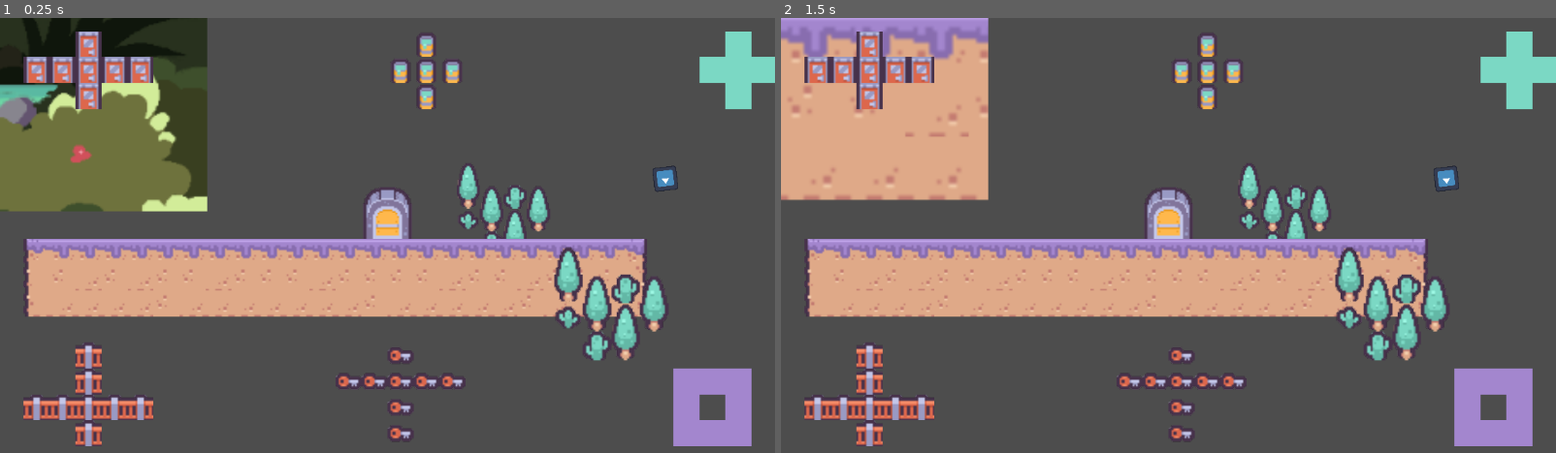
Above: before the commit, frames 1-2 (left to right).
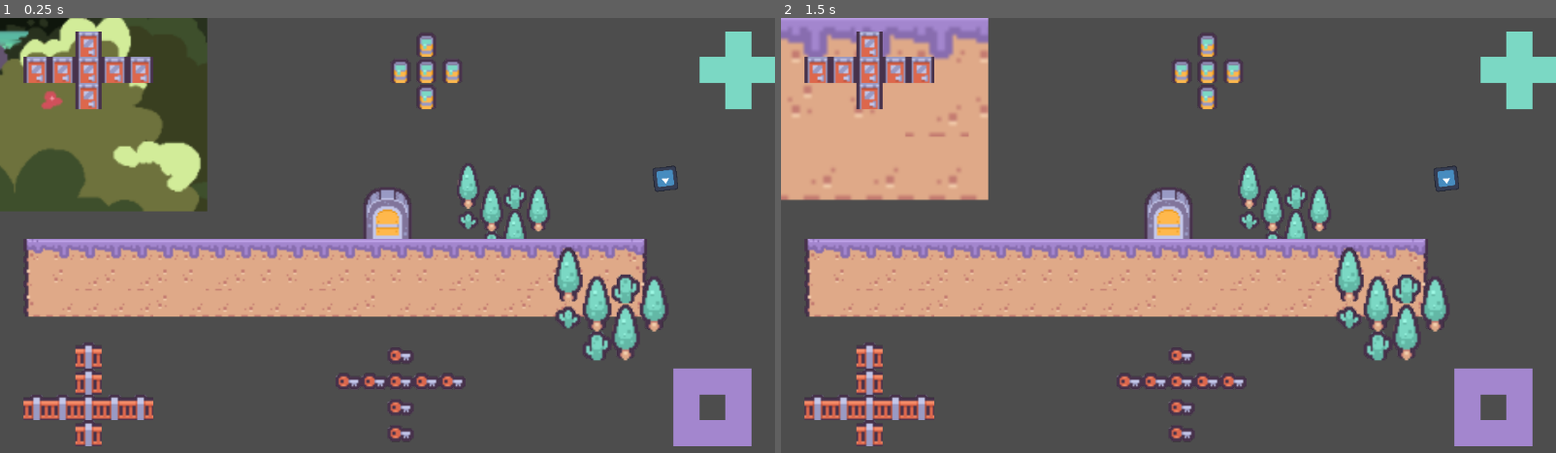
Above: after the commit, the same moments.

Repository: LeftCircle/CozySummerJam
Game: Godot game, scene res://main.tscn
Two runs of this game, one before a commit and one after it. Both use one fixed random seed, a clock stepped at 60 frames per second and the inputs below. The engine's default icon, where the game draws it, is replaced by a stand-in: a white triangle on a blue panel in a dark square.
Inputs (mouse positions are in pixels of both pictures, inside the frame that each line leads up to):
- Up to frame 1 (0.25 s): no input
- Up to frame 2 (1.5 s): tap Enter at 0.5 s; move the mouse to (1339, 213) at 0.52 s; hold D (move_right) 0.53-1.28 s; click (1339, 213) at 0.6 s; tap Space at 1.25 s; move the mouse to (1013, 257) at 1.27 s; hold S (move_down) from 1.28 s (still down); tap E (interact) at 1.35 s

The runs differ from the first frame. In frame 1, 5.6% of the frame differs, in the area x 0-27%, y 0-45%; in frame 2, nothing differs.
Error before the commit: Out of bounds get index '0' (on base: 'Array[CanvasGroup]') (res://scenes/base_bird_watching.gd:76)
Error after the commit: Out of bounds get index '0' (on base: 'Array[CanvasGroup]') (res://scenes/base_bird_watching.gd:79)

Commit message:
photo review screen

Diff:
--- a/scenes/base_bird_watching.gd
+++ b/scenes/base_bird_watching.gd
@@ -1,6 +1,7 @@
 extends Node2D
 
 signal take_photo()
+signal photo_captured(photo : Image)
 
 @export var sprite_for_img : Sprite2D
 @export var camera : Camera2D
@@ -41,6 +42,8 @@
 		await RenderingServer.frame_post_draw
 		var photo : Image = sv.get_texture().get_image()
 		photo.save_png("res://Screenshot.png")
+		PhotoTracker.current_photo = photo
+		photo_captured.emit(photo)
 
 # Could clean it up following this function
 #func take_screenshoot() -> void:
--- a/scenes/camera/camera.gd
+++ b/scenes/camera/camera.gd
@@ -34,11 +34,15 @@
 	await get_tree().process_frame
 	await get_tree().process_frame
 	ui.show()
-	set_physics_process(false)
-	set_process(false)
-	photo_review_ui.show()
+
 
 func _on_photo_review_finished() -> void:
 	photo_review_ui.hide()
 	set_physics_process(true)
 	set_process(true)
+
+func _on_photo_captured(photo : Image) -> void:
+	set_physics_process(false)
+	set_process(false)
+	photo_review_ui.show()
+	photo_review_ui.set_photo(photo)
--- a/scenes/camera/camera.tscn
+++ b/scenes/camera/camera.tscn
@@ -98,5 +98,4 @@
 grow_vertical = 2
 
 [node name="PhotoReview" parent="Control" unique_id=176465934 instance=ExtResource("5_u3rx3")]
-visible = false
 layout_mode = 1
--- a/scenes/ui/photo_review.gd
+++ b/scenes/ui/photo_review.gd
@@ -1,2 +1,18 @@
 extends Control
 class_name PhotoReview
+
+@onready var tr : TextureRect = $PhotoTextureRect
+
+
+func set_photo(photo : Image) -> void:
+	var img_texture = ImageTexture.new()
+	img_texture = img_texture.create_from_image(photo)
+	tr.texture = img_texture
+
+
+func _on_keep_button_pressed():
+	PhotoTracker.add_photo(PhotoTracker.current_photo)
+
+
+func _on_discard_button_pressed():
+	pass # Replace with function body.
--- a/scenes/ui/photo_review.tscn
+++ b/scenes/ui/photo_review.tscn
@@ -2,6 +2,7 @@
 
 [ext_resource type="Shader" uid="uid://d0qhyaif8tqby" path="res://assets/shaders/blur.gdshader" id="1_kb8xe"]
 [ext_resource type="Script" uid="uid://dcc33t44hnvmv" path="res://scenes/ui/photo_review.gd" id="1_nhrrp"]
+[ext_resource type="Texture2D" uid="uid://bjb5smk0kyngp" path="res://screenshot.png" id="3_5cdc1"]
 
 [sub_resource type="ShaderMaterial" id="ShaderMaterial_nhrrp"]
 shader = ExtResource("1_kb8xe")
@@ -16,7 +17,7 @@
 grow_vertical = 2
 script = ExtResource("1_nhrrp")
 
-[node name="ColorRect2" type="ColorRect" parent="." unique_id=1113176283]
+[node name="DarkColorRect" type="ColorRect" parent="." unique_id=1113176283]
 modulate = Color(0.13149942, 0.13149942, 0.13149942, 1)
 layout_mode = 1
 anchors_preset = 15
@@ -26,7 +27,7 @@
 grow_vertical = 2
 color = Color(0.007843138, 0.007843138, 0.007843138, 0.4745098)
 
-[node name="ColorRect" type="ColorRect" parent="." unique_id=1719526528]
+[node name="BlurRect" type="ColorRect" parent="." unique_id=1719526528]
 modulate = Color(0.13149942, 0.13149942, 0.13149942, 1)
 material = SubResource("ShaderMaterial_nhrrp")
 layout_mode = 1
@@ -35,6 +36,36 @@
 anchor_bottom = 1.0
 grow_horizontal = 2
 grow_vertical = 2
+
+[node name="PhotoBackground" type="ColorRect" parent="." unique_id=1052029663]
+modulate = Color(0.13149942, 0.13149942, 0.13149942, 1)
+custom_minimum_size = Vector2(530, 530)
+layout_mode = 1
+anchors_preset = -1
+anchor_left = 0.06
+anchor_top = 0.156
+anchor_right = 0.456
+anchor_bottom = 0.9
+offset_left = -36.90399
+offset_top = -23.944
+offset_right = 36.90399
+offset_bottom = 23.94397
+grow_horizontal = 2
+grow_vertical = 2
+color = Color(0.007843138, 0.007843138, 0.007843138, 0.72156864)
+
+[node name="DescriptionBackground" type="ColorRect" parent="." unique_id=404301369]
+modulate = Color(0.13149942, 0.13149942, 0.13149942, 1)
+custom_minimum_size = Vector2(530, 530)
+layout_mode = 1
+anchors_preset = -1
+anchor_left = 0.704
+anchor_top = 0.156
+anchor_right = 0.816
+anchor_bottom = 0.9
+grow_horizontal = 2
+grow_vertical = 2
+color = Color(0.007843138, 0.007843138, 0.007843138, 0.72156864)
 
 [node name="Label" type="Label" parent="." unique_id=161263558]
 layout_mode = 1
@@ -50,7 +81,7 @@
 text = "Photo"
 metadata/_edit_use_anchors_ = true
 
-[node name="TextureRect" type="TextureRect" parent="." unique_id=1474805186]
+[node name="PhotoTextureRect" type="TextureRect" parent="." unique_id=1474805186]
 custom_minimum_size = Vector2(512, 512)
 layout_mode = 1
 anchors_preset = -1
@@ -61,6 +92,7 @@
 offset_top = 0.19999695
 offset_right = -0.49597168
 offset_bottom = 0.27996826
+texture = ExtResource("3_5cdc1")
 metadata/_edit_use_anchors_ = true
 
 [node name="Label2" type="Label" parent="." unique_id=2109502185]
@@ -74,3 +106,41 @@
 offset_bottom = 0.3199997
 text = "Description"
 metadata/_edit_use_anchors_ = true
+
+[node name="KeepButton" type="Button" parent="." unique_id=1297539517]
+layout_mode = 1
+anchors_preset = -1
+anchor_left = 0.6510417
+anchor_top = 0.845679
+anchor_right = 0.7258958
+anchor_bottom = 0.9291729
+offset_right = -39.232002
+offset_bottom = -23.104
+text = "Keep"
+metadata/_edit_use_anchors_ = true
+
+[node name="DiscardButton" type="Button" parent="." unique_id=712777475]
+layout_mode = 1
+anchors_preset = -1
+anchor_left = 0.8116319
+anchor_top = 0.845679
+anchor_right = 0.8864861
+anchor_bottom = 0.9291729
+offset_right = -39.232002
+offset_bottom = -23.104
+text = "Discard"
+metadata/_edit_use_anchors_ = true
+
+[node name="BlurRect2" type="ColorRect" parent="." unique_id=87752475]
+visible = false
+modulate = Color(0.13149942, 0.13149942, 0.13149942, 1)
+material = SubResource("ShaderMaterial_nhrrp")
+layout_mode = 1
+anchors_preset = 15
+anchor_right = 1.0
+anchor_bottom = 1.0
+grow_horizontal = 2
+grow_vertical = 2
+
+[connection signal="pressed" from="KeepButton" to="." method="_on_keep_button_pressed"]
+[connection signal="pressed" from="DiscardButton" to="." method="_on_discard_button_pressed"]
--- a/scenes/world/waterfall/waterfall_camera.tscn
+++ b/scenes/world/waterfall/waterfall_camera.tscn
@@ -575,6 +575,9 @@
 
 [node name="Camera" parent="CanvasLayer" index="0" unique_id=682986111 instance=ExtResource("22_1ey4f")]
 
+[node name="PhotoReview" parent="CanvasLayer/Camera/Control" parent_id_path=PackedInt32Array(682986111, 1434911978) index="0" unique_id=176465934]
+visible = false
+
 [node name="SubViewportForPhotoCapture" type="SubViewportContainer" parent="." index="9" unique_id=1526029218]
 offset_left = 3296.0
 offset_right = 3808.0
@@ -591,6 +594,7 @@
 region_rect = Rect2(0, 0, 128, 128)
 region_filter_clip_enabled = true
 
+[connection signal="photo_captured" from="." to="CanvasLayer/Camera" method="_on_photo_captured"]
 [connection signal="take_photo" from="." to="CanvasLayer/Camera" method="_on_photo_taken"]
 
 [editable path="CanvasLayer/Camera"]
--- a/singletons/photo_tracker.gd
+++ b/singletons/photo_tracker.gd
@@ -3,7 +3,7 @@
 
 
 var photos : Array[Image] = []
-
+var current_photo : Image
 
 func add_photo(img : Image) -> void:
 	photos.append(img)
Binary file changed: FullScreenshot.png
Binary file changed: screenshot.png
